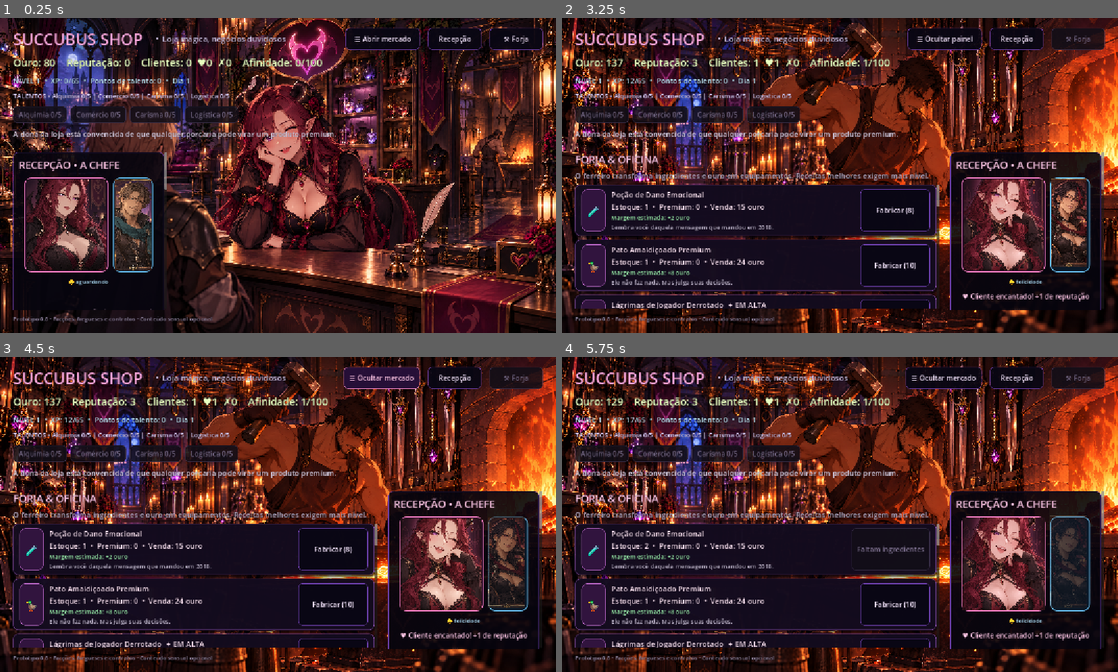
Above: before the commit, frames 1-4 (two rows, left to right).
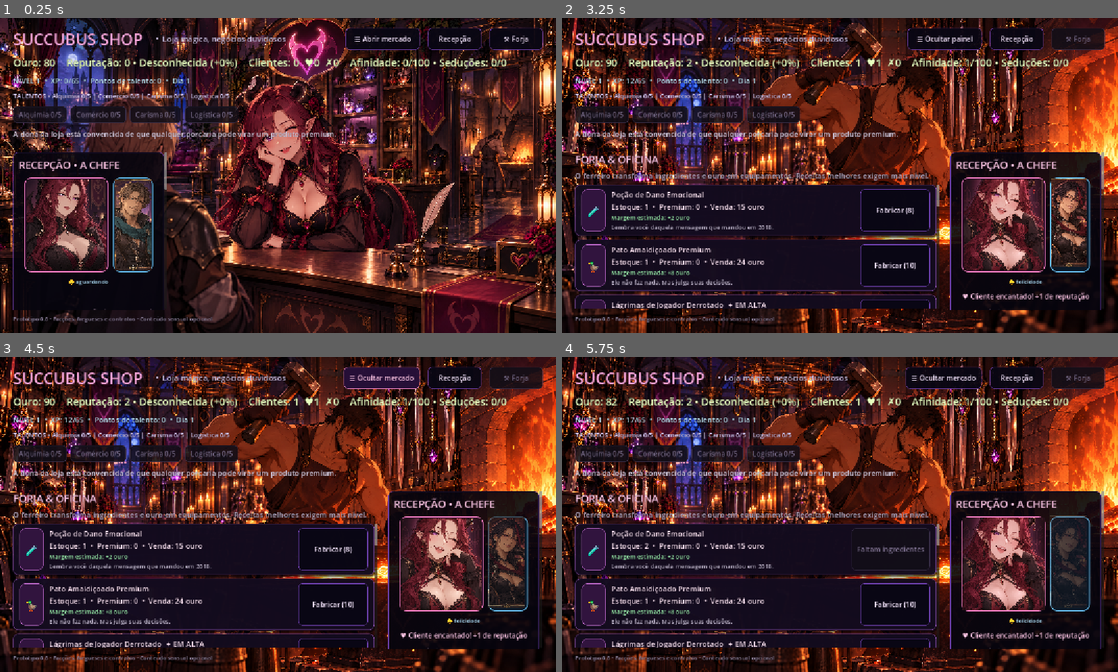
Above: after the commit, the same moments.

Repository: GMGuimaraes/succubus-shop
Game: Godot game, scene res://main.tscn
Two runs of this game, one before a commit and one after it. Both use one fixed random seed, a clock stepped at 60 frames per second and the inputs below.
Inputs:
- Up to frame 1 (0.25 s): no input
- Up to frame 2 (3.25 s): click "☰ Abrir mercado" at 0.5 s; click "☰ Ocultar mercado" at 1.25 s; click "Recepção" at 2 s; click "⚒ Forja" at 2.75 s
- Up to frame 3 (4.5 s): click "☰ Ocultar painel" at 3.5 s; click "☰ Abrir mercado" at 4.25 s
- Up to frame 4 (5.75 s): click "Fabricar (8)" at 5 s

The runs differ from the first frame. In frame 1, 1.1% of the frame differs, in the area x 24-92%, y 12-17%; in frame 2, 1.3%, in the area x 7-98%, y 12-93%; in frame 3, 1.3%; in frame 4, 1.3%.

Commit message:
feat: add seduction dialogue reputation and music
Co-authored-by: Manus <dev-agent@manus.ai>

Diff:
--- a/main.gd
+++ b/main.gd
@@ -91,6 +91,9 @@
 var customer_tween: Tween
 var happy_customers: int = 0
 var disappointed_customers: int = 0
+var seduction_attempts: int = 0
+var seduction_successes: int = 0
+var current_negotiation_dialogue: String = ""
 var customer_portrait: TextureRect
 var customer_emotion_label: Label
 var background_layer: TextureRect
@@ -102,6 +105,7 @@
 var current_customer_budget: int = 0
 var current_customer_patience: int = 0
 var ambient_particles: CPUParticles2D
+var music_player: AudioStreamPlayer
 var feedback_audio_player: AudioStreamPlayer
 var toast_label: Label
 var toast_tween: Tween
@@ -131,11 +135,18 @@
 	"A súcubo se inclina no balcão e sussurra algo. O cliente sai sorrindo, jurando que volta.",
 	"Ela gira uma mecha de cabelo: “Sem estoque? Deixa comigo.” O cliente sai prometendo voltar."
 ]
+const SUCCUBUS_NEGOTIATION_LINES := [
+	"A succubus inclina o rosto: “Você pode pagar depois... mas vai ter que voltar para me agradecer.”",
+	"Ela apoia o cotovelo no balcão: “Para um aventureiro tão interessante, eu sempre encontro um desconto.”",
+	"A chefe pisca: “Não é magia. É só você querendo muito me impressionar.”",
+	"Ela desliza o item pelo balcão: “Leve. O preço é pequeno perto da história que você vai contar.”"
+]
 
 func _ready() -> void:
 	_load_game()
 	_build_ui()
 	_setup_feedback_audio()
+	_setup_background_music()
 	_refresh_ui()
 	_start_ambient_animations()
 	var timer := Timer.new()
@@ -720,6 +731,20 @@
 	feedback_audio_player.stream = generator
 	feedback_audio_player.volume_db = -8.0
 	add_child(feedback_audio_player)
+
+func _setup_background_music() -> void:
+	var music_path := "res://assets/shop_theme_loop.mp3"
+	if not ResourceLoader.exists(music_path):
+		return
+	music_player = AudioStreamPlayer.new()
+	var music_stream := load(music_path) as AudioStreamMP3
+	if music_stream == null:
+		return
+	music_stream.loop = true
+	music_player.stream = music_stream
+	music_player.volume_db = -13.0
+	add_child(music_player)
+	music_player.play()
 
 func _play_feedback_tone(frequency: float, duration: float = 0.12, volume: float = 0.16) -> void:
 	if not is_instance_valid(feedback_audio_player):
@@ -936,15 +961,23 @@
 		var preferred_index: int = int(profile["favorite"])
 		current_customer_budget = int(profile.get("budget", 50)) + trade_rank * 8
 		current_customer_patience = int(profile.get("patience", 2)) + logistics_rank
+		var seduction_used := false
+		if is_instance_valid(customer_emotion_label):
+			customer_emotion_label.text = "🏃 pressa" if current_customer_patience <= 1 else "🙂 observando"
 		var affordable: Array[int] = []
 		for affordable_index in available:
 			if int(products[affordable_index]["price"]) <= current_customer_budget:
 				affordable.append(affordable_index)
 		if affordable.is_empty():
-			var charm_negotiation := charm_rank > 0 and randi() % 100 < 25 + charm_rank * 12
+			var charm_negotiation := adult_content_enabled and charm_rank > 0 and randi() % 100 < 25 + charm_rank * 12
 			if charm_negotiation and available.size() > 0:
+				seduction_used = true
+				seduction_attempts += 1
+				seduction_successes += 1
 				current_customer_budget += 20 + charm_rank * 10
-				last_event = "%s suspira: “Meu orçamento é curto...” A chefe negocia com um sorriso e o cliente reconsidera." % profile["name"]
+				affection = mini(100, affection + 2 + charm_rank)
+				reputation += 1 + _reputation_seduction_bonus()
+				last_event = "%s suspira: “Meu orçamento é curto...” %s O cliente reconsidera." % [profile["name"], SUCCUBUS_NEGOTIATION_LINES.pick_random()]
 				for affordable_index in available:
 					if int(products[affordable_index]["price"]) <= current_customer_budget:
 						affordable.append(affordable_index)
@@ -963,10 +996,16 @@
 		var chosen_index: int = affordable[randi() % affordable.size()] if not affordable.is_empty() else available[randi() % available.size()]
 		if preferred_index >= 0 and available.has(preferred_index) and randi() % 100 < 70:
 			chosen_index = preferred_index
+		if not seduction_used and adult_content_enabled and charm_rank > 0 and randi() % 100 < 8 + charm_rank * 5 and (preferred_index == chosen_index or current_customer_patience <= 1):
+				seduction_used = true
+				seduction_attempts += 1
+				seduction_successes += 1
+				affection = mini(100, affection + 1 + charm_rank)
+				reputation += _reputation_seduction_bonus()
 
 		var item: Dictionary = products[chosen_index]
 		item["stock"] = int(item["stock"]) - 1
-		var price_multiplier: float = (1.0 + 0.20 * ad_level) * (1.0 + 0.08 * trade_rank)
+		var price_multiplier: float = (1.0 + 0.20 * ad_level) * (1.0 + 0.08 * trade_rank) * _reputation_price_multiplier()
 		var preference_bonus := 0
 		if preferred_index == chosen_index:
 			preference_bonus = maxi(2, int(round(float(item["price"]) * 0.25)))
@@ -1004,8 +1043,8 @@
 			last_event = "PEDIDO ESPECIAL concluído para %s! +%d ouro e +10 XP. %s" % [profile["name"], request_bonus, profile["line"]]
 			_add_xp(10)
 			headline_locked = true
-		gold += sale_price
-		reputation += 1
+			gold += sale_price
+			reputation += 1 + (1 if seduction_used else 0)
 		customers_served += 1
 		if profile.has("regular_id"):
 			var regular_id := str(profile["regular_id"])
@@ -1061,13 +1100,14 @@
 		affection = mini(100, affection + 1 + charm_rank)
 		status_label.text = "CLIENTE: %s" % profile["name"]
 		_set_seller_mood("happy")
-		_react_to_visit("delighted" if preferred_index == chosen_index else "content")
-
-		if adult_content_enabled and affection >= 10 and affection % 10 == 0:
-			last_event = "A súcubo se aproxima com um sorriso cúmplice: “Você está conquistando minha confiança… e isso pode render recompensas bem interessantes.”"
-			_play_sensual_reception_moment()
-		elif affection > 0 and affection % 5 == 0:
-			last_event = "A chefe pisca para você: “Olha só, estamos nos entendendo melhor, querido.”"
+		_react_to_visit("delighted" if preferred_index == chosen_index else "content", seduction_used)
+		_set_negotiation_dialogue(profile, item, seduction_used, preferred_index == chosen_index)
+
+	if adult_content_enabled and affection >= 10 and affection % 10 == 0:
+		last_event = "A súcubo se aproxima com um sorriso cúmplice: “Você está conquistando minha confiança… e isso pode render recompensas bem interessantes.”"
+		_play_sensual_reception_moment()
+	elif affection > 0 and affection % 5 == 0:
+		last_event = "A chefe pisca para você: “Olha só, estamos nos entendendo melhor, querido.”"
 
 	_check_achievements()
 	_save_game()
@@ -1148,6 +1188,35 @@
 	tween.tween_property(customer_portrait, "modulate:a", 1.0, 0.24).from(0.0)
 	tween.tween_property(customer_portrait, "scale", Vector2.ONE, 0.28).from(Vector2(0.78, 0.78))
 
+func _reputation_title() -> String:
+	if reputation >= 60:
+		return "Lenda do Submundo"
+	if reputation >= 35:
+		return "Nome Quente"
+	if reputation >= 15:
+		return "Loja Promissora"
+	if reputation >= 5:
+		return "Boa Fama"
+	return "Desconhecida"
+
+func _reputation_seduction_bonus() -> int:
+	return 1 if reputation >= 15 else 0
+
+func _reputation_price_multiplier() -> float:
+	return 1.0 + minf(0.12, float(maxi(0, reputation)) * 0.002)
+
+func _set_negotiation_dialogue(profile: Dictionary, item: Dictionary, seduction_used: bool, favorite_item: bool) -> void:
+	if not is_instance_valid(seller_speech_label):
+		return
+	var customer_name := str(profile.get("name", "Aventureiro"))
+	var customer_line := "“Isso parece exatamente o que eu precisava.”" if favorite_item else "“Não era meu primeiro plano, mas parece útil.”"
+	if current_customer_patience <= 1:
+		customer_line = "“Rápido, por favor. Tenho um dragão me esperando.”"
+	if seduction_used:
+		seller_speech_label.text = "CHEFE: %s\n%s: %s" % [SUCCUBUS_NEGOTIATION_LINES.pick_random(), customer_name, customer_line]
+	else:
+		seller_speech_label.text = "CHEFE: “%s por %d ouro. Quer levar?”\n%s: %s" % [str(item.get("name", "isto")), int(item.get("price", 0)), customer_name, customer_line]
+
 func _react_to_visit(mood: String, charm_save: bool = false) -> void:
 	var text := ""
 	var color := Color(0.91, 1.0, 0.75)
@@ -1183,7 +1252,7 @@
 		if animation == "delighted":
 			emotion_text = "😍 amor e empolgação" if charm_save else "😄 felicidade"
 		elif animation == "disappointed":
-			emotion_text = "😤 frustração"
+			emotion_text = "🏃 pressa" if current_customer_patience <= 1 else "😤 raiva/frustração"
 		elif mood == "content":
 			emotion_text = "😌 calma"
 		customer_emotion_label.text = emotion_text
@@ -1202,7 +1271,7 @@
 		_:
 			_play_feedback_tone(660.0, 0.1, 0.13)
 			_show_feedback("Venda concluída.", Color(0.91, 1.0, 0.75))
-	_play_customer_reaction(animation)
+	_play_customer_reaction("hurry" if animation == "disappointed" and current_customer_patience <= 1 else animation)
 
 func _play_customer_reaction(mood: String) -> void:
 	if not is_instance_valid(customer_portrait):
@@ -1223,8 +1292,15 @@
 			for i in range(3):
 				tween.tween_property(customer_portrait, "rotation", 0.10, 0.07)
 				tween.tween_property(customer_portrait, "rotation", -0.10, 0.07)
-			tween.tween_property(customer_portrait, "rotation", 0.0, 0.07)
+				tween.tween_property(customer_portrait, "rotation", 0.0, 0.07)
 			tween.tween_property(customer_portrait, "modulate:a", 0.25, 0.9)
+		"hurry":
+			tween.tween_property(customer_portrait, "modulate", Color(1.0, 0.78, 0.60, 1.0), 0.14)
+			for i in range(3):
+				tween.tween_property(customer_portrait, "position", Vector2(-8, 0), 0.06)
+				tween.tween_property(customer_portrait, "position", Vector2(8, 0), 0.06)
+				tween.tween_property(customer_portrait, "position", Vector2.ZERO, 0.06)
+			tween.tween_property(customer_portrait, "modulate:a", 0.35, 0.55)
 		_:
 			tween.tween_property(customer_portrait, "modulate:a", 0.45, 0.9)
 
@@ -1236,9 +1312,9 @@
 	if not is_instance_valid(gold_label):
 		return
 	gold_label.text = "Ouro: %d" % gold
-	rep_label.text = "Reputação: %d" % reputation
+	rep_label.text = "Reputação: %d • %s (+%d%%)" % [reputation, _reputation_title(), int(round((_reputation_price_multiplier() - 1.0) * 100.0))]
 	customers_label.text = "Clientes: %d  ♥%d  ✗%d" % [customers_served, happy_customers, disappointed_customers]
-	affection_label.text = "Afinidade: %d/100" % affection
+	affection_label.text = "Afinidade: %d/100 • Seduções: %d/%d" % [affection, seduction_successes, seduction_attempts]
 	event_label.text = last_event
 	if is_instance_valid(regulars_label):
 		var regular_lines: Array[String] = ["FREGUESES RECORRENTES"]
@@ -1371,6 +1447,8 @@
 	config.set_value("game", "premium_crafted", premium_crafted)
 	config.set_value("game", "happy_customers", happy_customers)
 	config.set_value("game", "disappointed_customers", disappointed_customers)
+	config.set_value("game", "seduction_attempts", seduction_attempts)
+	config.set_value("game", "seduction_successes", seduction_successes)
 	config.set_value("game", "products", products)
 	config.save(SAVE_PATH)
 
@@ -1427,6 +1505,8 @@
 	premium_crafted = int(config.get_value("game", "premium_crafted", premium_crafted))
 	happy_customers = int(config.get_value("game", "happy_customers", happy_customers))
 	disappointed_customers = int(config.get_value("game", "disappointed_customers", disappointed_customers))
+	seduction_attempts = int(config.get_value("game", "seduction_attempts", seduction_attempts))
+	seduction_successes = int(config.get_value("game", "seduction_successes", seduction_successes))
 	var saved_achievements = config.get_value("game", "unlocked_achievements", [])
 	if saved_achievements is Array:
 		unlocked_achievements.clear()
Not shown, added: assets/shop_theme_loop.mp3.import
Not shown, added: assets/shop_theme_loop.mp3
